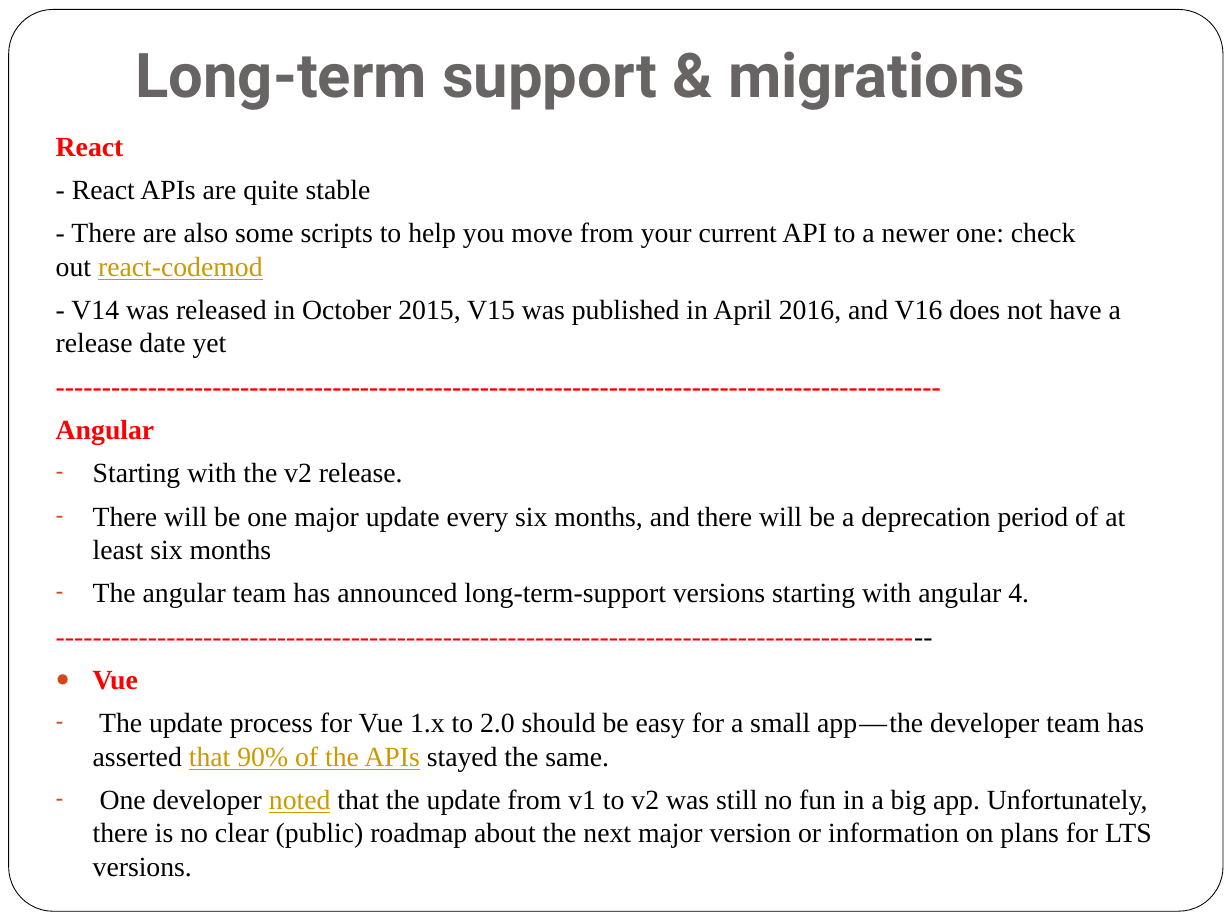
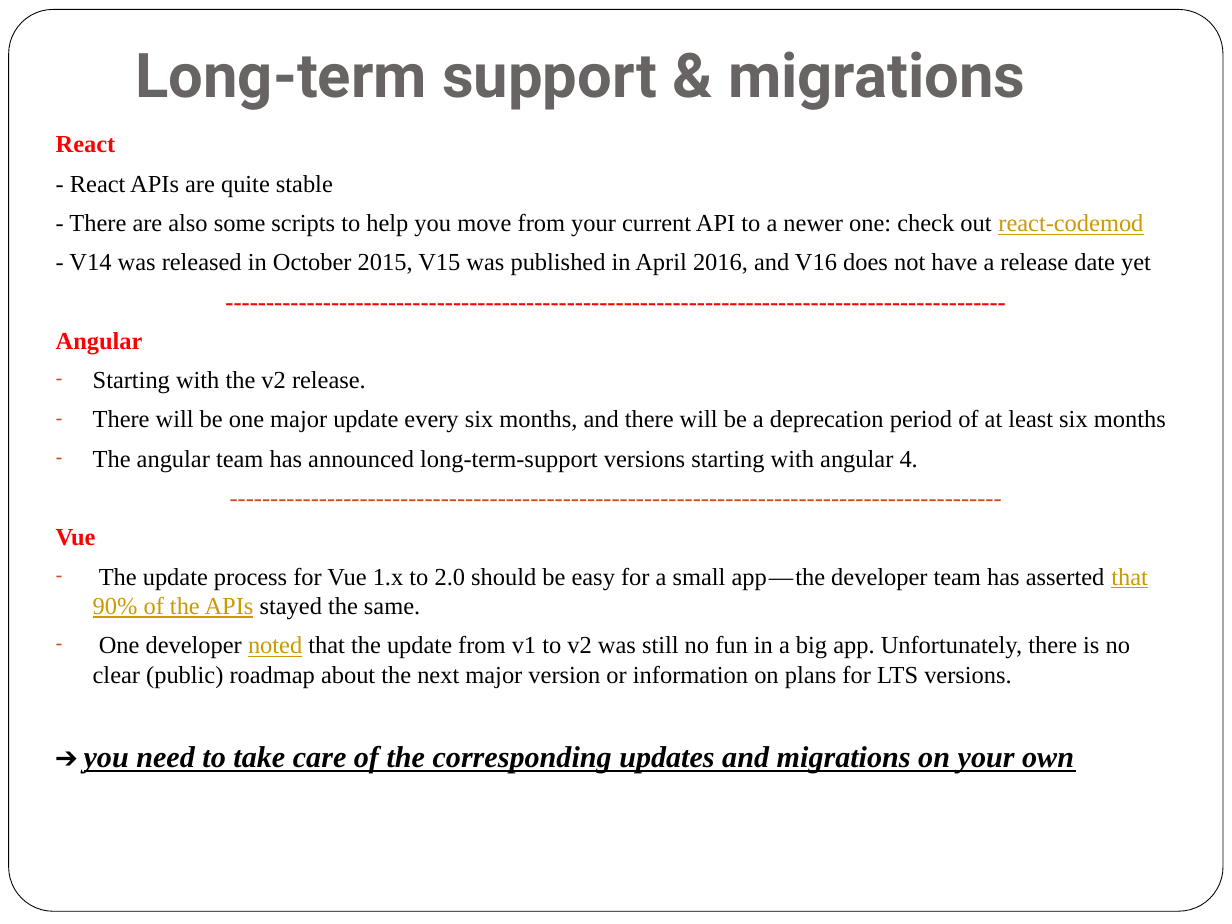
Before and after one commit to voquocduoc/compare-vue-react-angular, a slide deck: slide 7 of Slide.pptx. Drawn at 1232x924 pixels with LibreOffice and Linux fonts; fonts in the diff are those of the drawing. Boxes give left, top, right and bottom in pixels: in the first picture for what was removed or moved away, otherwise in the second. Text is boxed around its words. In the diff, an @@ line names an element or a change of style, - is before the commit and + after.

```diff
--- a/Slide.pptx
+++ b/Slide.pptx
@@ text "React" at bbox=[56, 136, 1166, 772]: size 16.2 to 14.3 pt; text colour #FF0000 to #D34817, text colour #000000 to #D34817 in "------------------------------------------------------------ ..."; size 20 to 17.6 pt in "you need to take care of the ..."; alignment left to centre; bullet ● to none @@
```
Also in this commit, not shown: 5 other slides changed.
